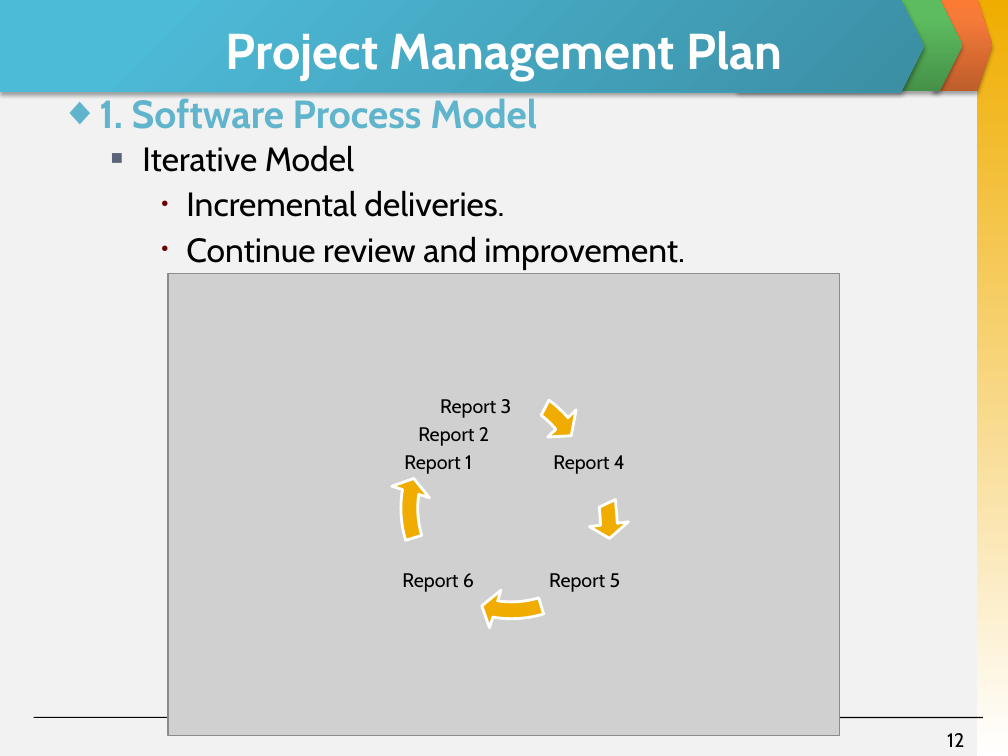
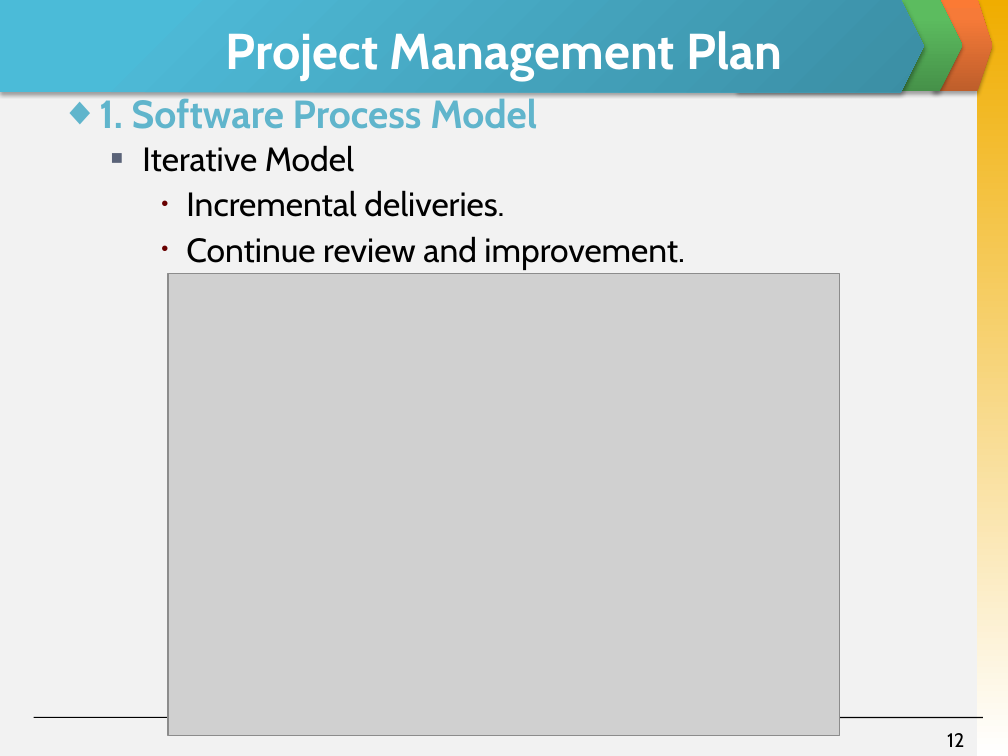
Before and after one commit to skyview059/e-learning-website, a slide deck: slide 12 of Document/Final report/Slide Present E-Learning.pptx. Drawn at 1008x756 pixels with LibreOffice and Linux fonts; fonts in the diff are those of the drawing; grey boxes stand for pictures. Boxes give left, top, right and bottom in pixels: in the first picture for what was removed or moved away, otherwise in the second. Text is boxed around its words. In the diff, an @@ line names an element or a change of style, - is before the commit and + after.

```diff
--- a/Document/Final report/Slide Present E-Learning.pptx
+++ b/Document/Final report/Slide Present E-Learning.pptx
@@ group removed at (x1=370, y1=307, x2=634, y2=756): 4 texts, 4 circular arrows @@
-Report 4
-Report 5
-Report 6
-Report 3
-Report 2
-Report 1
```
Also in this commit, not shown: 9 other slides changed, 1 slide removed, 2 other files.
